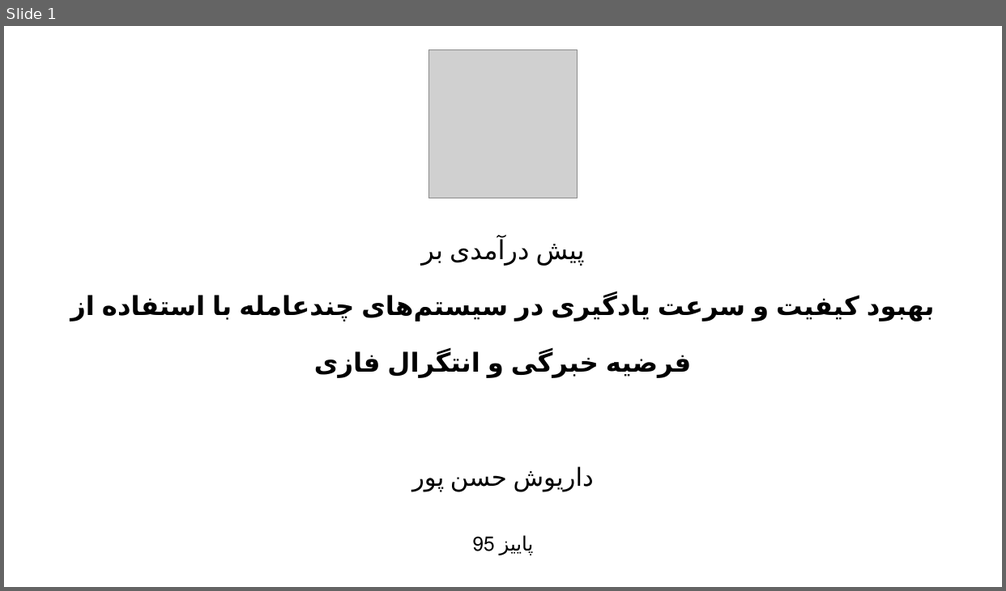
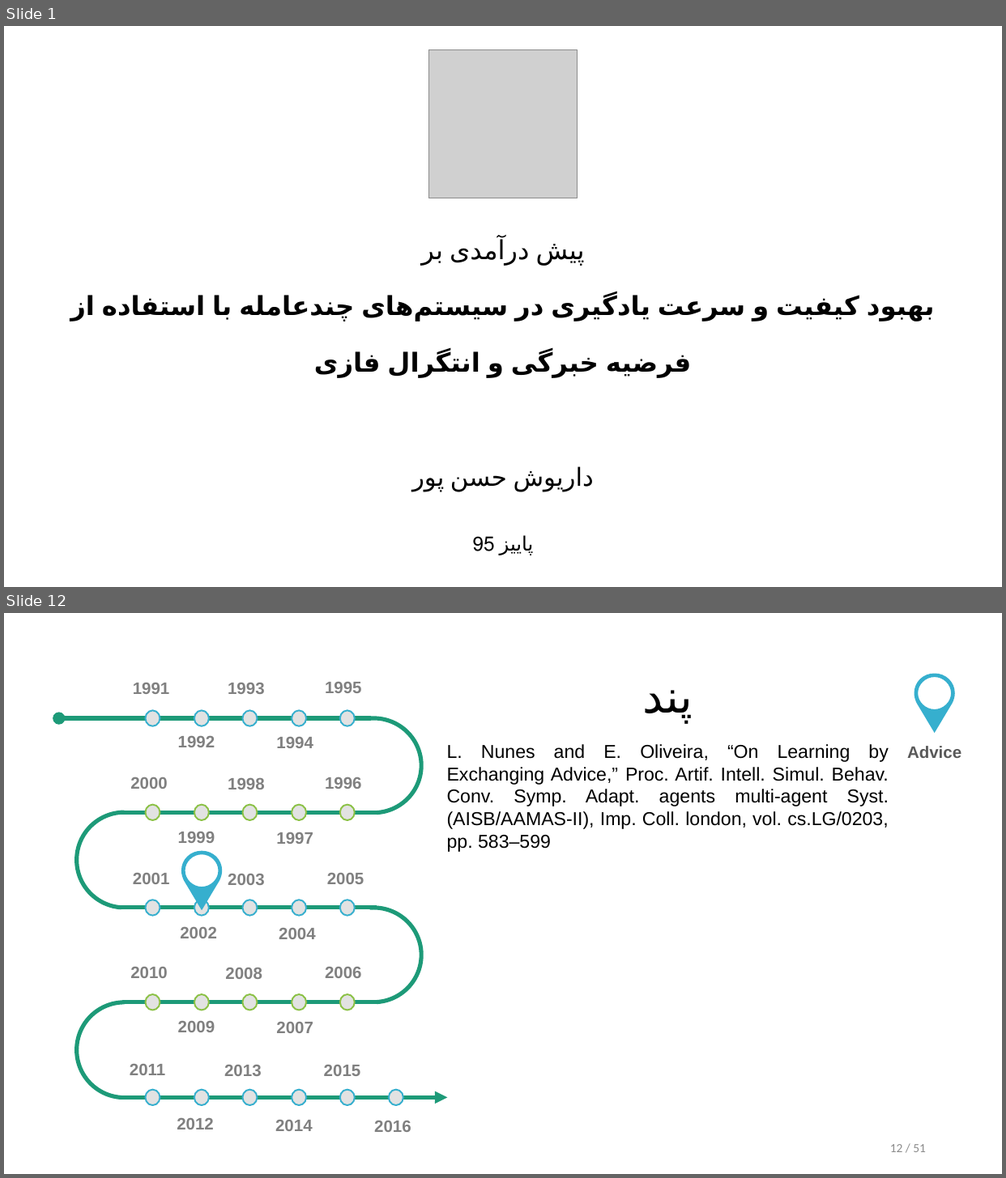
Before and after one commit to alphamarket/defence.pres, a slide deck: defence.pptx. Shown one above the other, each under a label of ours: slide 1 before the commit, slides 1 and 12 after it; the slides between them are not shown. The pictures are 1006x591 and 1006x1178 pixels, drawn with LibreOffice and Linux fonts; fonts in the diff are those of the drawing; grey boxes stand for pictures. Boxes give left, top, right and bottom in pixels: in the first picture for what was removed or moved away, otherwise in the second. Text is boxed around its words. In the diff, an @@ line names an element or a change of style, - is before the commit and + after.

```diff
--- a/defence.pptx
+++ b/defence.pptx
@@ slide 12 added at <box>4,613,1002,1174</box>, background #FFFFFF @@
@@ freeform shape added at <box>914,674,955,734</box>, fill #36AFCE @@
@@ title added at <box>642,690,692,723</box>, 44 pt, text #000000 @@
+پند
@@ text added at <box>447,744,889,852</box>, 18 pt, text #000000 @@
+L. Nunes and E. Oliveira, “On Learning by Exchanging Advice,” Proc. Artif. Intell. Simul. Behav. Conv. Symp. Adapt. agents multi-agent Syst. (AISB/AAMAS-II), Imp. Coll. london, vol. cs.LG/0203, pp. 583–599
@@ text added at <box>907,746,961,758</box>, 16 pt, text #595959, bold @@
+Advice
@@ freeform shape added at <box>181,851,222,911</box>, fill #36AFCE @@
@@ group added at <box>58,682,447,1132</box>: 26 texts, 26 ellipses, 4 arc (boxed as its full ellipse)s, 3 lines, 2 arrows @@
+1991
+1992
+1993
+1994
+1995
+2000
+1999
+1998
+1997
+1996
+2001
+2002
+2003
+2004
+2005
+2010
+2009
+2008
+2007
+2006
+2011
+2012
+2013
+2014
+2015
+2016
@@ page number added at <box>890,1144,926,1152</box>, 12 pt, text #8C8C8C @@
+12 / 51
```
Also in this commit, not shown: 3 slides changed, 47 other slides added.
